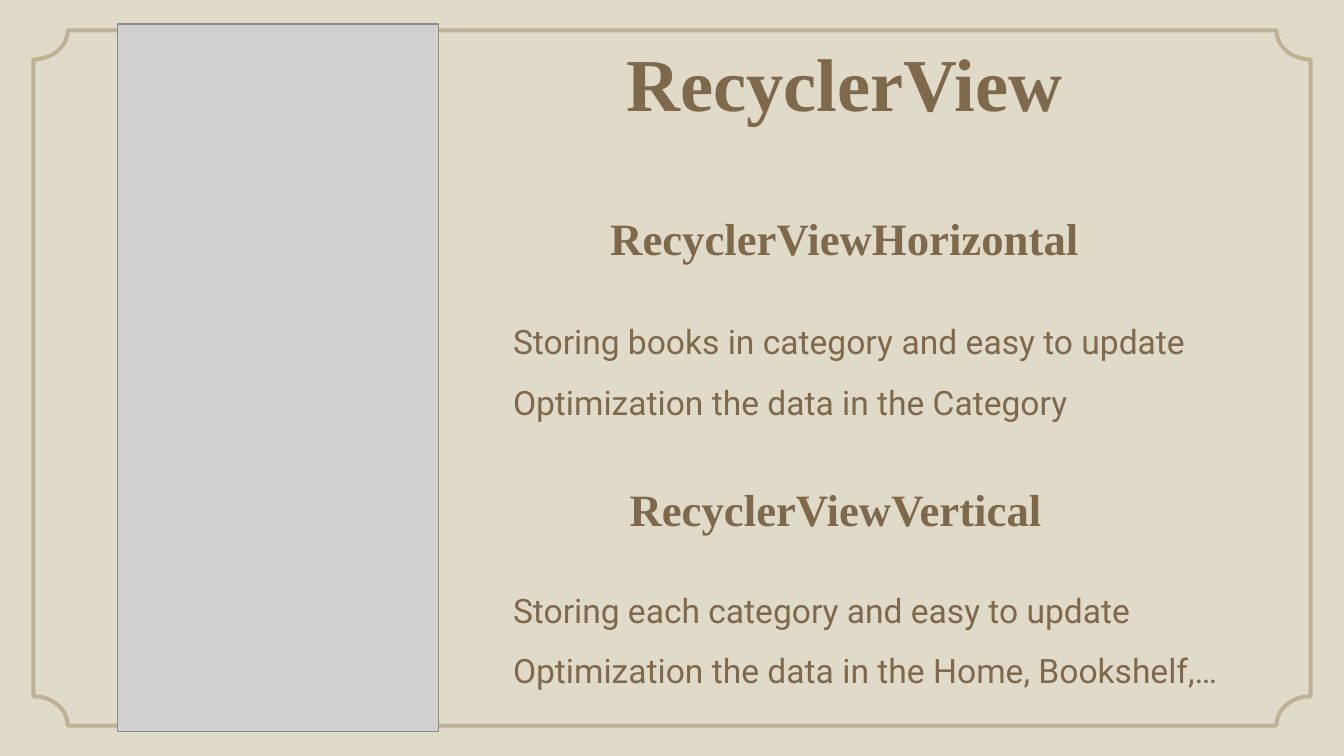
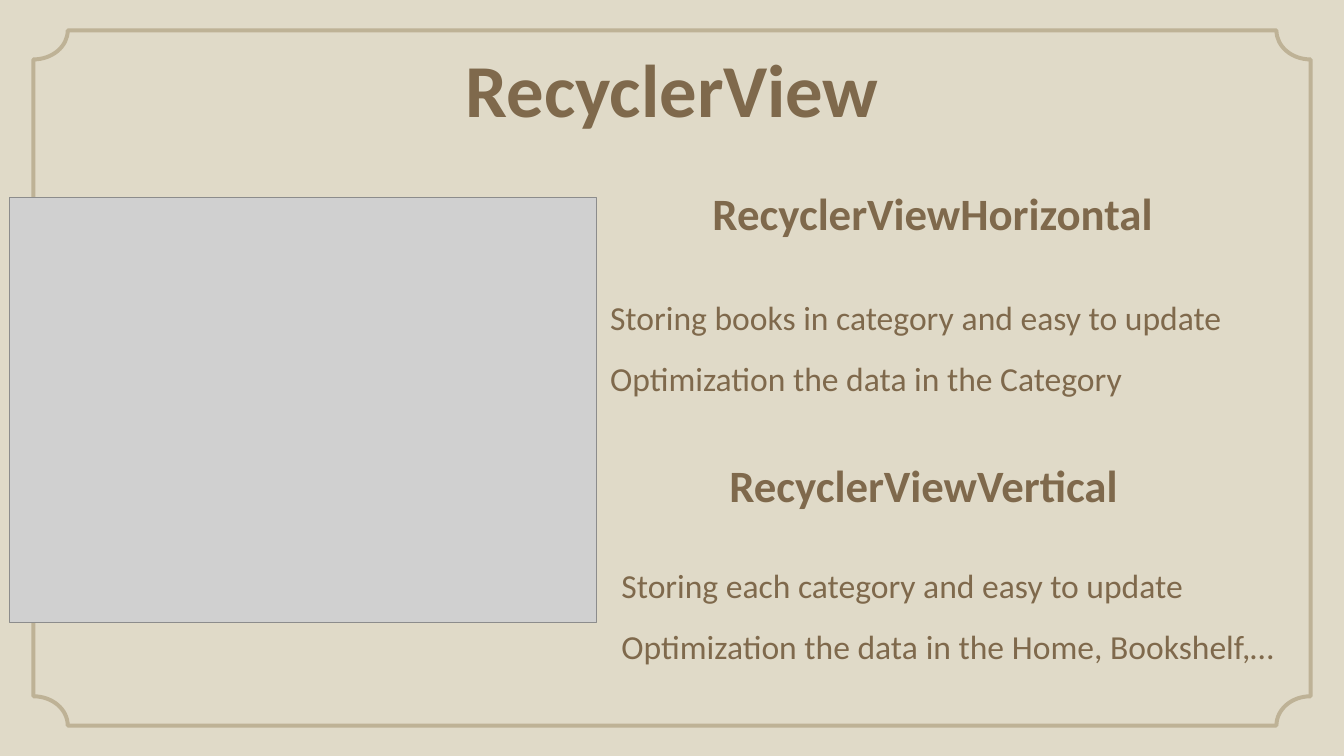
Before and after one commit to nguyenthanhnam2901/Librarymobile, a slide deck: slide 10 of Library.pptx (slide 12 before the commit). Drawn at 1344x756 pixels with LibreOffice and Linux fonts; fonts in the diff are those of the drawing; grey boxes stand for pictures; background and template pictures are left out. Boxes give left, top, right and bottom in pixels: in the first picture for what was removed or moved away, otherwise in the second. Text is boxed around its words. In the diff, an @@ line names an element or a change of style, - is before the commit and + after.

```diff
--- a/Library.pptx
+++ b/Library.pptx
@@ picture removed at (117,24,438,732) @@
@@ title "RecyclerView": place and size @@
-title "RecyclerView" at (626,59,1062,126)
+title "RecyclerView" at (466,64,879,129)
@@ font Times New Roman to Calibri in 3 elements at (466,64,879,129), (729,470,1117,509), (712,198,1152,237) @@
@@ title "RecyclerViewHorizontal": place and size @@
-title "RecyclerViewHorizontal" at (610,224,1078,264)
+title "RecyclerViewHorizontal" at (712,198,1152,237)
@@ picture added at (9,198,597,622) @@
@@ subtitle "Storing books in category and ...": place and size @@
-subtitle "Storing books in category and ..." at (513,329,1184,422)
+subtitle "Storing books in category and ..." at (610,306,1221,397)
@@ subtitle "Storing books in category and ..." at (610,306,1221,397): font Roboto to Calibri @@
@@ text "RecyclerViewVertical": place and size @@
-text "RecyclerViewVertical" at (630,495,1042,535)
+text "RecyclerViewVertical" at (729,470,1117,509)
@@ subtitle "Storing each category and easy ..." at (621,574,1274,665): font Roboto to Calibri @@
@@ subtitle "Storing each category and easy ...": place and size @@
-subtitle "Storing each category and easy ..." at (513,598,1217,690)
+subtitle "Storing each category and easy ..." at (621,574,1274,665)
```
Also in this commit, not shown: 14 other slides changed, 6 slides added, 2 slides removed.
